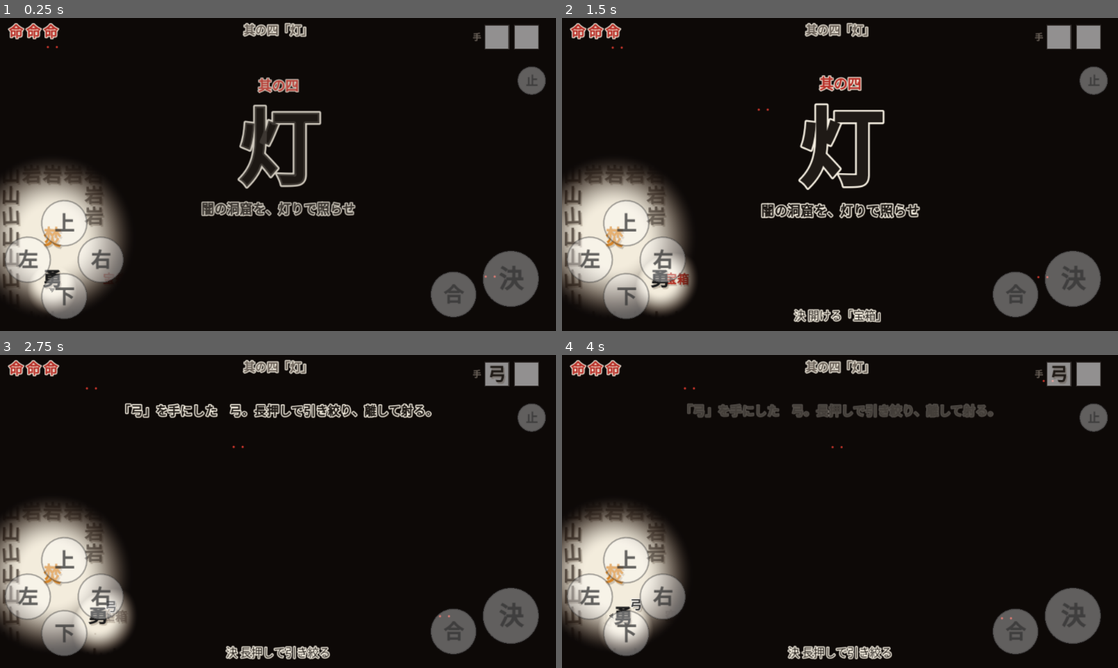
Above: before the commit, frames 1-4 (two rows, left to right).
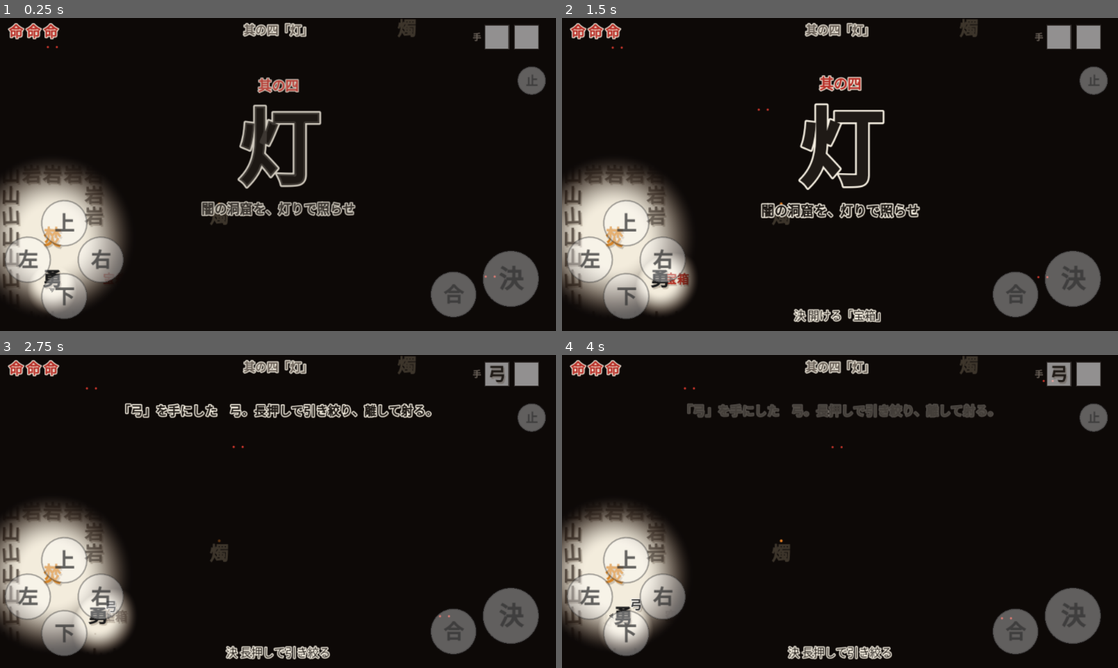
Above: after the commit, the same moments.

Repository: champierre/yuu2
Game: Godot game, scene res://scenes/stage4.tscn
Two runs of this game, one before a commit and one after it. Both use one fixed random seed, a clock stepped at 60 frames per second and the inputs below. This scene is started directly instead of the project's main scene.
Inputs (mouse positions are in pixels of both pictures, inside the frame that each line leads up to):
- Up to frame 1 (0.25 s): no input
- Up to frame 2 (1.5 s): tap Enter at 0.5 s; move the mouse to (962, 158) at 0.52 s; hold Right (right) 0.53-1.25 s; hold Space (act) 0.53-1.25 s; click (962, 158) at 0.67 s; drag from (728, 190) to (812, 237) at 1.27 s
- Up to frame 3 (2.75 s): move the mouse to (333, 442) at 2.02 s; hold Right (right) from 2.03 s (still down); tap Z at 2.1 s
- Up to frame 4 (4 s): release Right (right) at 2.75 s; drag from (812, 574) to (673, 464) at 2.77 s; move the mouse to (1006, 558) at 3.52 s; hold Left (left) from 3.53 s (still down); tap Keypad Enter at 3.6 s

The runs differ from the first frame. In frame 1, 0.2% of the frame differs, in the area x 37-75%, y 0-66%; in frame 2, 0.2%; in frame 3, 0.3%; in frame 4, 0.3%.

Commit message:
其の四の燭を暗がりでも見えるようにし、左上の燭に灯す意味を持たせる
一つめの光の橋は、向こう岸の燭が真っ暗で見えず、火矢も闇に溶けるので、
当てずっぽうに射るしかなかった。左上の燭は、灯しても何も起きなかった。

- 灯っていない燭を闇より手前にうっすら描き、芯に火種をちらつかせる
- 火矢と炎に小さな明かりを持たせる（この明かりでは橋は出ず、蝙も逃げない）
- 外れた火矢は、落ちた所で火の粉を散らして「じゅっ」と消える
- 隠しの丁を左上の燭のそばへ移す。下の隠し部屋には命のかけらを置く

明かりの持ち主が場面から外れたら、その場で明かりの一覧からも外す。
先に消える火矢に明かりを付けたら、消えたものを型付きの変数に入れて落ちていた。

tests/test_candle_hint.gd は、直す前は落ちていた。

Fixes #20

Co-Authored-By: Claude Opus 5.5 <noreply@anthropic.com>

Diff:
--- a/scripts/core/stage.gd
+++ b/scripts/core/stage.gd
@@ -1090,8 +1090,12 @@
 	return _glow
 
 ## node の場所に明かりを置く（node が動けば明かりもついてくる）。
+##
+## 持ち主が場面から外れたら、その場で一覧からも外す。
+## 火矢のように先に消える持ち主もあり、消えたものを型付きの変数に入れると落ちるため。
 func add_light(node: Node2D, radius: float, strength := 1.0) -> void:
 	_lights.append({"node": node, "r": radius, "s": strength})
+	node.tree_exiting.connect(remove_light.bind(node), CONNECT_ONE_SHOT)
 
 func remove_light(node: Node2D) -> void:
 	for i in range(_lights.size() - 1, -1, -1):
@@ -1122,8 +1126,9 @@
 	var ct := get_viewport().get_canvas_transform()
 	var list := []
 	for i in range(_lights.size() - 1, -1, -1):
-		var n: Node2D = _lights[i]["node"]
-		if not is_instance_valid(n) or not n.is_inside_tree():
+		## 型を付けずに受ける（消えたものを Node2D の変数に入れると落ちる）。
+		var obj = _lights[i]["node"]
+		if not is_instance_valid(obj) or not obj.is_inside_tree():
 			_lights.remove_at(i)
 	for l in _lights:
 		var n: Node2D = l["node"]
--- a/scripts/stages/stage4.gd
+++ b/scripts/stages/stage4.gd
@@ -9,12 +9,12 @@
 ##
 ## 洞窟の「蝙」は明かりを嫌う。灯した所がそのまま安全地帯になる。
 ##
-## 【隠し】行き止まりの「丁」。火＋丁＝灯（持ち歩ける明かり。蝙も寄ってこない）。
+## 【隠し】左上の隅、燭を灯すと照らされる所の「丁」。火＋丁＝灯（持ち歩ける明かり。蝙も寄ってこない）。
 ## 火＋火＝炎（放つと蝙を焼き払う）。
 
 const MAP := [
 	"山山山山山山山山山山山山山山山山山山山山山山山山山山山山山山山山山山山山",
-	"山・・・・岩・・・・・・・蝙・・・淵淵・・・・・・・岩・・・・・蝙・・山",
+	"山丁・・・岩・・・・・・・蝙・・・淵淵・・・・・・・岩・・・・・蝙・・山",
 	"山・・燭・岩・・・・・・・・・・・淵淵・・・・・・・岩・・・・・・・・山",
 	"山・・・・岩・・・岩岩岩岩・・・・淵淵・・蝙・・・・岩・・燭・・・・・山",
 	"山・・・・岩・・・・・・岩・・・・淵淵・・・・・・・岩岩岩岩岩・・・・山",
@@ -30,7 +30,7 @@
 	"山・・・岩・・岩・・燭・・岩・・・淵淵・・・・・・・・・・燭・・・・・山",
 	"山・焚・・・・岩・・・・・岩・・・淵淵・岩岩岩岩岩岩岩・・・・・・・・山",
 	"山・・・・・・岩・・・・・岩・・・淵淵・岩・・・・・岩・・・蝙・・・・山",
-	"山・勇・・箱・岩・・丁・・岩・・・淵淵・岩・・蝙・・岩・・・・標・・・山",
+	"山・勇・・箱・岩・・命・・岩・・・淵淵・岩・・蝙・・岩・・・・標・・・山",
 	"山・・・・・・岩・・・・・岩・・・淵淵・岩・・・・・岩・・・・・・・・山",
 	"山山山山山山山山山山山山山山山山山山山山山山山山山山山山山山山山山山山山",
 ]
@@ -76,7 +76,9 @@
 		"燭": func(c): _candle(c),
 		"焚": func(c): _bonfire(c),
 		"箱": func(c): add_chest(c, "弓"),
+		## 隠しの丁は、左上の燭を灯すと照らされる隅にある（燭を灯すごほうび）。
 		"丁": func(c): drop_item("丁", cell_center(c)),
+		"命": func(c): drop_heart(cell_center(c)),
 		"蝙": func(c): _bat(cell_center(c)),
 		"札": func(c): add_sign(c, [
 			["札", "この淵は底が見えない。"],
@@ -107,6 +109,7 @@
 	g.set_meta("lit", false)
 	g.add_to_group("shootable")
 	_candles.append(g)
+	_mark_candle(g)
 	add_interact(g, "灯す「燭」", func(): _light_candle(g),
 		func(): return has_fire() and not g.get_meta("lit"))
 	add_interact(g, "調べる「燭」", func(): hud.toast("燭（ろうそく）だ。火があれば灯せる"),
@@ -134,11 +137,32 @@
 	b.position = pos
 	world.add_child(b)
 
+## 灯っていない燭の目印。暗がりでも在りかが分かるよう、闇より手前にうっすら描き、
+## 芯に小さな火種をちらつかせる。狙う先が見えないと、火矢を当てずっぽうに射ることになる（#20）。
+func _mark_candle(g: Glyph) -> void:
+	var mark := Node2D.new()
+	mark.position = g.position
+	glow_layer().add_child(mark)
+	var ghost := Glyph.make("燭", Color(COL_CANDLE, 0.28), 22)
+	ghost.shadow = false
+	mark.add_child(ghost)
+	var ember := Glyph.make("・", Color(1.0, 0.55, 0.15, 0.9), 12)
+	ember.shadow = false
+	ember.position = Vector2(0, -14)
+	mark.add_child(ember)
+	var tw := ember.create_tween().set_loops()
+	tw.tween_property(ember, "modulate:a", 0.35, 0.4).set_trans(Tween.TRANS_SINE)
+	tw.tween_property(ember, "modulate:a", 1.0, 0.4).set_trans(Tween.TRANS_SINE)
+	g.set_meta("mark", mark)
+
 ## 燭に火が移って、灯になる。
 func _light_candle(g: Glyph) -> void:
 	if g.get_meta("lit"):
 		return
 	g.set_meta("lit", true)
+	var mark = g.get_meta("mark", null)
+	if mark != null and is_instance_valid(mark):
+		mark.queue_free()
 	g.set_meta("lamp", true)
 	g.text = "灯"
 	g.color = COL_LAMP
@@ -154,6 +178,27 @@
 			lit += 1
 	hud.toast("灯がともった（%d / %d）" % [lit, _candles.size()], COL_LAMP)
 
+## 火矢と炎は、小さな明かりを持って飛ぶ。飛んでいく先が暗がりでも見えるように。
+## この明かりでは橋は出ない（_light_from_lamps が飛ぶものを数えない）。
+func fire_shot(t: String, power: float, fire: bool) -> Shot:
+	var s := super.fire_shot(t, power, fire)
+	if fire:
+		add_light(s, 46.0, 0.85)
+	return s
+
+## 外れた火矢は、落ちた所で火の粉を散らして「じゅっ」と消える。
+func on_shot_wall(shot: Shot) -> void:
+	_fizzle(shot)
+
+func on_shot_spent(shot: Shot) -> void:
+	_fizzle(shot)
+
+func _fizzle(shot: Shot) -> void:
+	if not shot.fire:
+		return
+	Sfx.play("fire", 1.7, -8.0)
+	Fx.burst(glow_layer(), shot.global_position, COL_LAMP, 6, "・", 60.0, 9)
+
 func on_shot_hit(shot: Shot, target: Glyph) -> bool:
 	if _candles.has(target):
 		if shot.fire:
@@ -179,6 +224,9 @@
 	for l in _lights:
 		var n: Node2D = l["node"]
 		if n == _hero_light and not with_hero:
+			continue
+		## 飛んでいる火矢の明かりは数えない（通り過ぎるだけで橋が出たり、蝙が逃げたりしないように）。
+		if n is Shot:
 			continue
 		if not is_instance_valid(n) or not n.is_inside_tree():
 			continue
--- /dev/null
+++ b/tests/test_candle_hint.gd
@@ -0,0 +1,57 @@
+extends "res://tests/helper.gd"
+## 其の四の燭まわり（#20）。
+## - 灯っていない燭は、暗がりでも在りかが分かる（闇より手前に目印がある）
+## - 火矢は小さな明かりを持って飛ぶ。ただし火矢の明かりでは橋は出ない
+## - 左上の燭のそばには隠しの「丁」があり、灯す意味がある
+
+func _candle_at(c: Vector2i) -> Glyph:
+	for g in stage._candles:
+		if stage.cell_of(g.position) == c:
+			return g
+	return null
+
+func _test() -> void:
+	await open("res://scenes/stage4.tscn")
+	clear_enemies()
+	var hero = stage.hero
+
+	## 灯っていない燭には、闇より手前に目印がある。
+	var ok := true
+	for g in stage._candles:
+		var mark = g.get_meta("mark", null)
+		if mark == null or not is_instance_valid(mark) or mark.get_parent() != stage.glow_layer():
+			ok = false
+	check(ok, "灯っていない燭は、暗がりでも在りかが分かる")
+
+	## 火矢は明かりを持って飛ぶが、淵を越えても橋は出ない。
+	hero.position = cell(16, 6)
+	hero.set_hands(["弓", "火"])
+	hero.facing = Vector2.RIGHT
+	var s = stage.fire_arrow(1.0)
+	await sleep(0.02)
+	var lit := false
+	for l in stage._lights:
+		if l["node"] == s:
+			lit = true
+	check(lit, "火矢は小さな明かりを持って飛ぶ")
+	var bridged := false
+	for i in 20:
+		if stage.solid_at(Vector2i(17, 6)) == 0:
+			bridged = true
+		await sleep(0.02)
+	check(not bridged, "火矢の明かりでは、橋は出ない")
+
+	## 燭を灯すと、目印は消える。
+	var first := _candle_at(Vector2i(19, 5))
+	stage._light_candle(first)
+	await sleep(0.1)
+	var mark = first.get_meta("mark", null)
+	check(mark == null or not is_instance_valid(mark) or not mark.visible, "灯った燭の目印は消える")
+
+	## 左上の燭のそばに、隠しの丁がある。
+	var corner := _candle_at(Vector2i(3, 2))
+	var near := false
+	for g in stage.get_tree().get_nodes_in_group("item"):
+		if g.text == "丁" and g.position.distance_to(corner.position) < stage.LAMP_R * 0.6:
+			near = true
+	check(near, "左上の燭を灯すと照らされる所に、隠しの丁がある")
Not shown, added: tests/test_candle_hint.gd.uid
